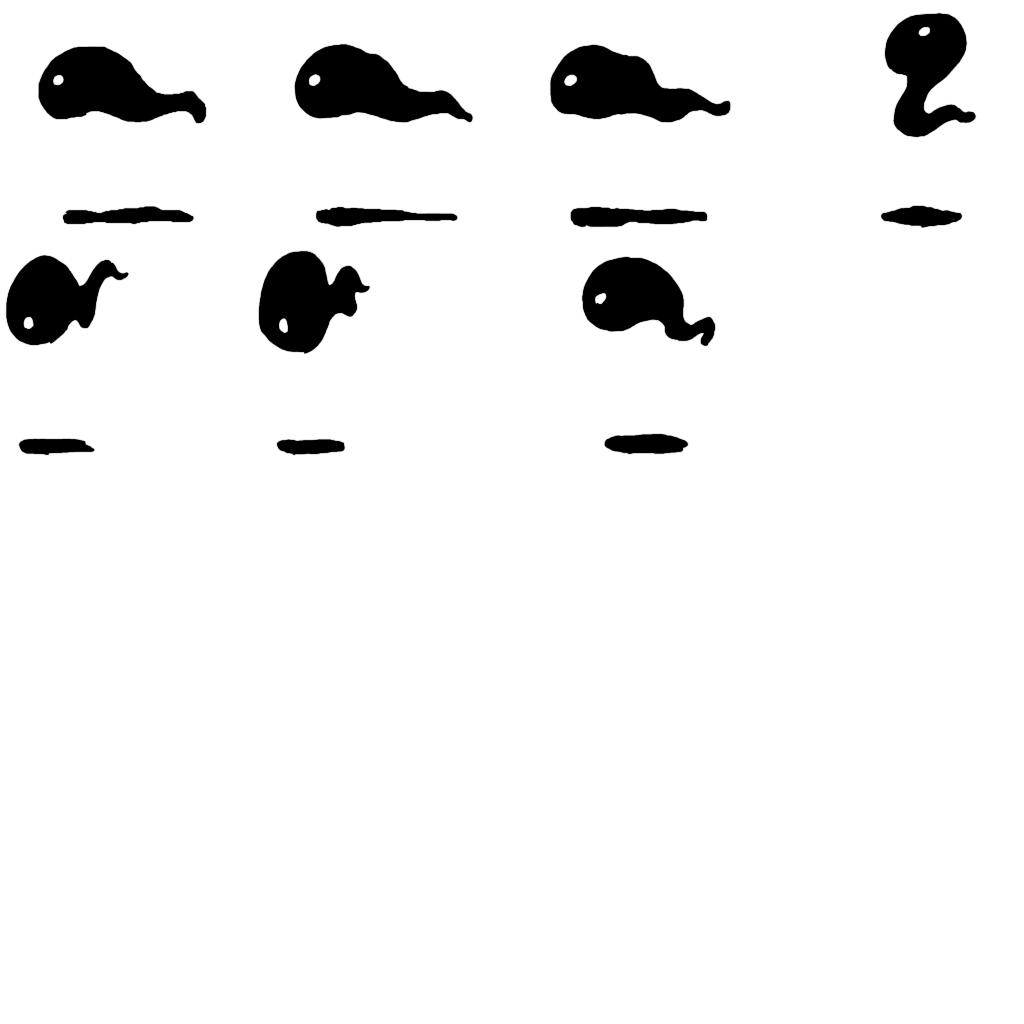
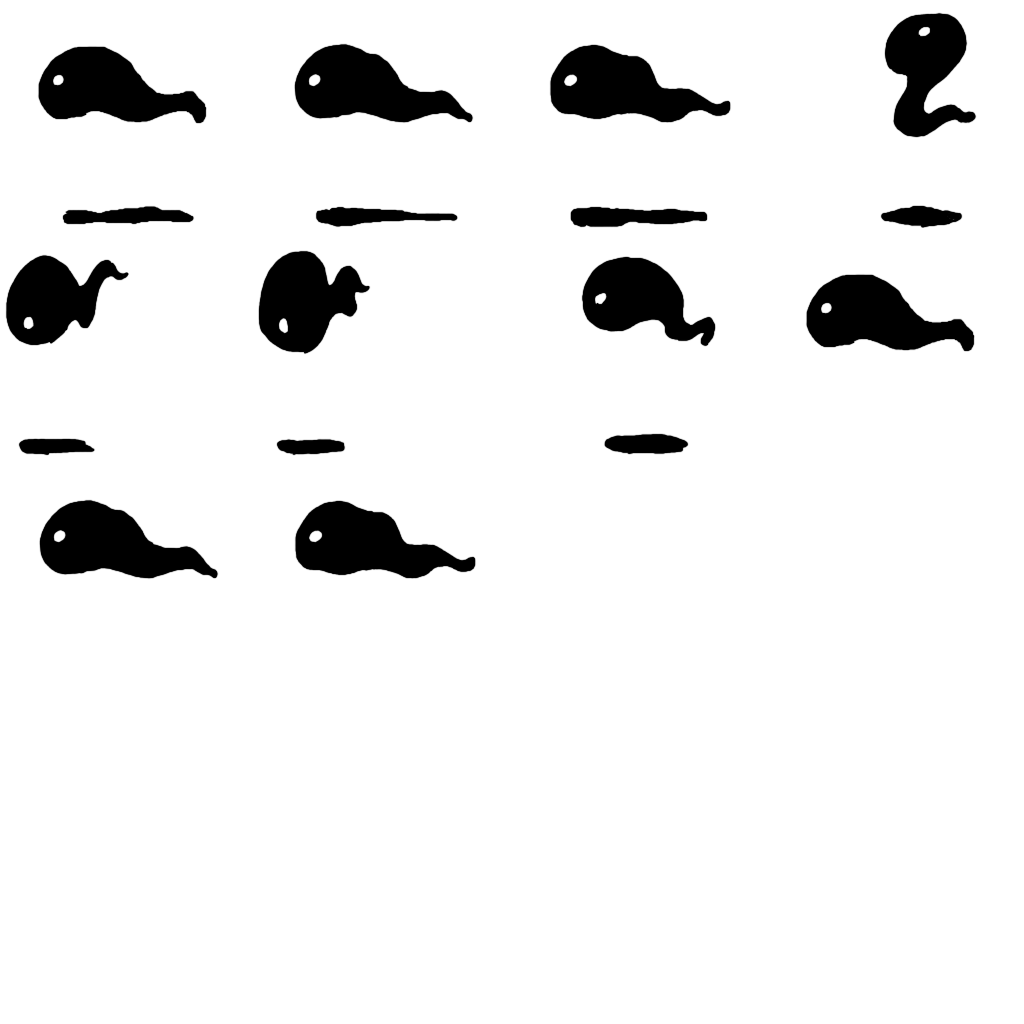
Revision of a layered 1024px x 1024px image; what changed, layer by layer:
added layer "3 のコピー" in group "Kage" over bbox(294, 500, 477, 579)
added layer "2 のコピー" in group "Kage" over bbox(39, 499, 219, 580)
added layer "1 のコピー" in group "Kage" over bbox(805, 273, 975, 352)
